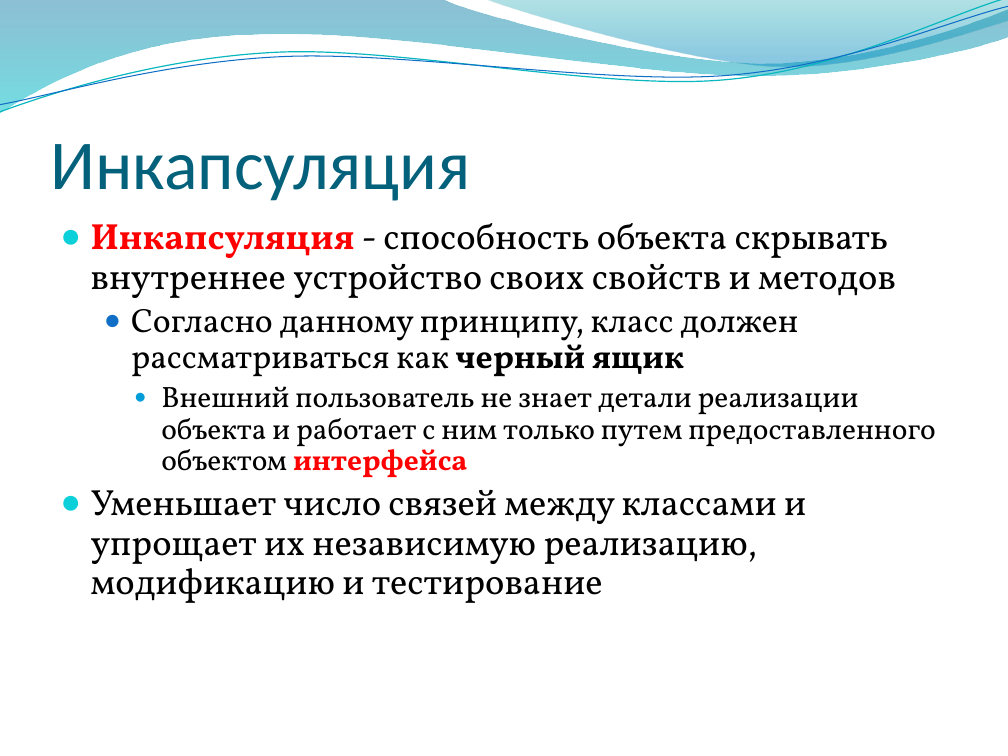
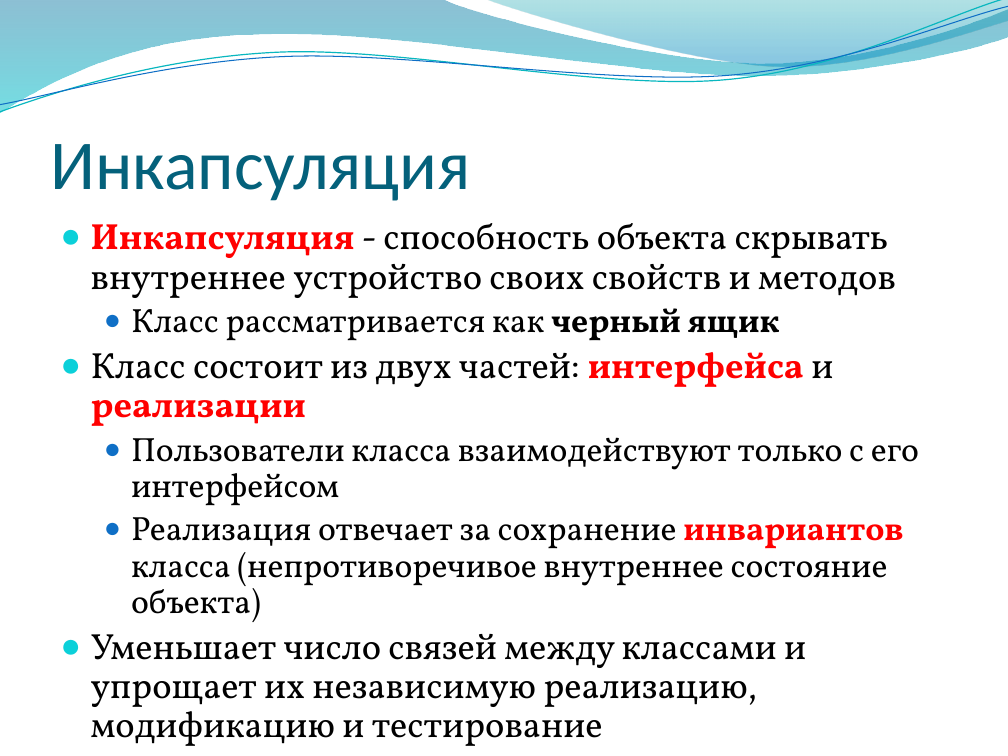
Before and after one commit to alexey-malov/oop, a slide deck: slide 17 of lectures/02/Основы ООП.pptx. Drawn at 1008x756 pixels with LibreOffice and Linux fonts; fonts in the diff are those of the drawing; background and template pictures are left out. Boxes give left, top, right and bottom in pixels: in the first picture for what was removed or moved away, otherwise in the second. Text is boxed around its words. In the diff, an @@ line names an element or a change of style, - is before the commit and + after.

```diff
--- a/lectures/02/Основы ООП.pptx
+++ b/lectures/02/Основы ООП.pptx
@@ text at (91, 308, 919, 622): text changed; size 21 to 24 pt @@
-  ● Согласно данному принципу, класс должен рассматриваться как черный ящик
-    ● Внешний пользователь не знает детали реализации объекта и работает с ним только путем предоставленного объектом интерфейса
+  ● Класс рассматривается как черный ящик
+● Класс состоит из двух частей: интерфейса и реализации
+  ● Пользователи класса взаимодействуют только с его интерфейсом
+  ● Реализация отвечает за сохранение инвариантов класса (непротиворечивое внутреннее состояние объекта)
```
Also in this commit, not shown: 15 other slides changed, 1 other file.
